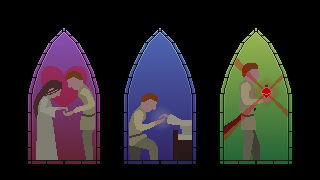
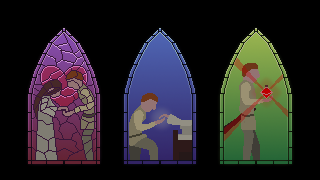
The second 320 x 180 image is a revision of the first. Changes to its layers:
added layer "Layer #12" above "Копия Фон" over [31, 33, 96, 160]
